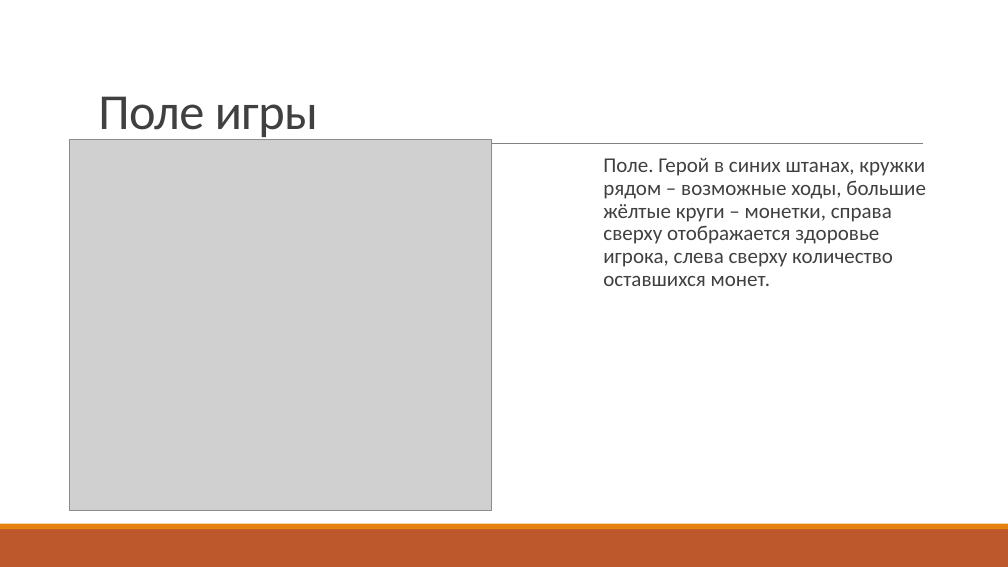
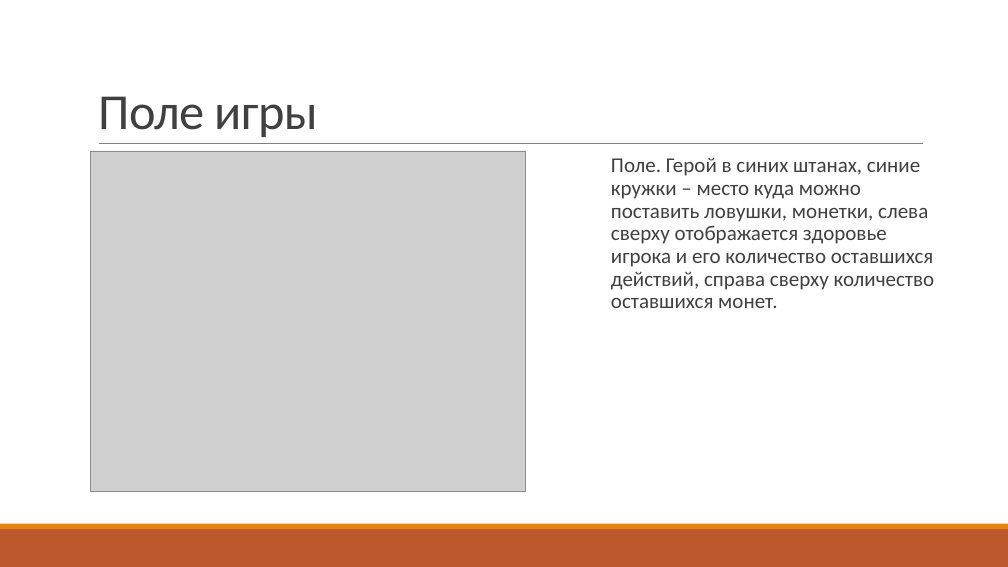
Before and after one commit to andreyvydra/trap_them, a slide deck: slide 4 of Trap them.pptx. Drawn at 1008x567 pixels with LibreOffice and Linux fonts; fonts in the diff are those of the drawing; grey boxes stand for pictures. Boxes give left, top, right and bottom in pixels: in the first picture for what was removed or moved away, otherwise in the second. Text is boxed around its words. In the diff, an @@ line names an element or a change of style, - is before the commit and + after.

```diff
--- a/Trap them.pptx
+++ b/Trap them.pptx
@@ picture resized from (x1=70, y1=140, x2=492, y2=510) to (x1=91, y1=151, x2=526, y2=492) @@
@@ text at (x1=611, y1=158, x2=935, y2=308): text changed @@
-Поле. Герой в синих штанах, кружки рядом – возможные ходы, большие жёлтые круги – монетки, справа сверху отображается здоровье игрока, слева сверху количество оставшихся монет.
+  Поле. Герой в синих штанах, синие кружки – место куда можно поставить ловушки, монетки, слева сверху отображается здоровье игрока и его количество оставшихся действий, справа сверху количество оставшихся монет.
```
Also in this commit, not shown: 3 other slides changed, 5 other files.
